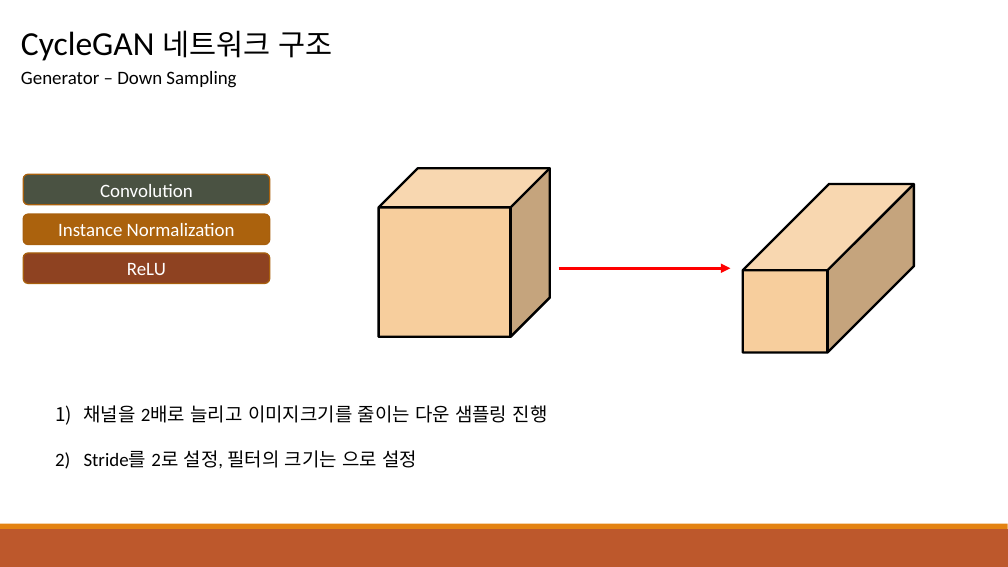
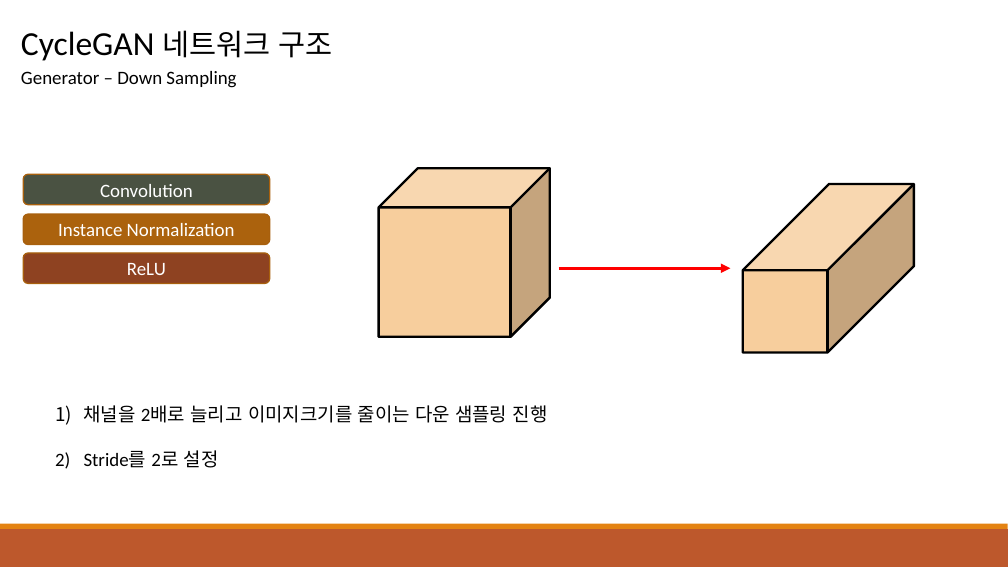
Before and after one commit to KHS0616/SuperResolution, a slide deck: slide 10 of PPT/CycleGAN.pptx. Drawn at 1008x567 pixels with LibreOffice and Linux fonts; fonts in the diff are those of the drawing. Boxes give left, top, right and bottom in pixels: in the first picture for what was removed or moved away, otherwise in the second. Text is boxed around its words. In the diff, an @@ line names an element or a change of style, - is before the commit and + after.

```diff
--- a/PPT/CycleGAN.pptx
+++ b/PPT/CycleGAN.pptx
@@ text at (x1=84, y1=450, x2=219, y2=468): text changed @@
-2) Stride를 2로 설정, 필터의 크기는 으로 설정
+2) Stride를 2로 설정
```
Also in this commit, not shown: 18 other files.
